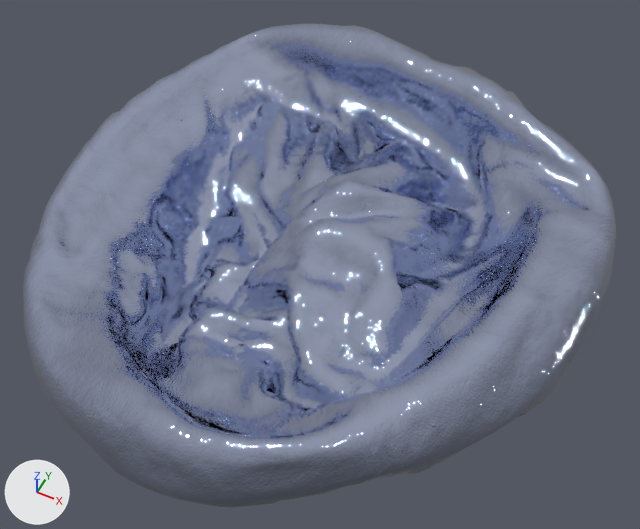
One commit to the glTF model pile_01.glb: the scene before it, then after it.
Both versions are drawn from a camera (50 mm lens) standing at (2.46, -4.65, 5.72) and looking at (0.19, -0.11, 0.05). The axes (+X, +Y, +Z) are drawn at lower left. The lights are the same throughout. Where no turn or scale is listed for an object, it has been applied to the vertices.

In view in the first picture: 'pile_01'.
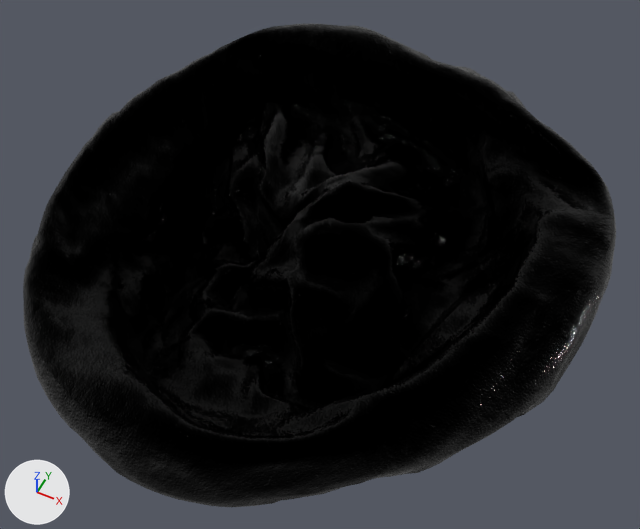
Commit message: piles again

Edits to the scene script, one JSON object a line:
```json
{"block": "mat_material_004", "where": "n0 = _N.new('ShaderNodeBsdfPrincipled'); n0.name = 'Principled BSDF'"}
{"op": "set", "path": "n0.inputs[0].default_value", "old": "(0.526, 0.589, 0.8, 1.0)", "new": "(0.0, 0.0, 0.0, 1.0)", "note": "'Base Color', blue #c0cae7 -> 'Base Color', black #000000"}
{"op": "set", "path": "n0.inputs[2].default_value", "old": "0.0", "new": "0.115", "note": "'Roughness'"}
```

Location of each change, [x1, y1, x2, y2] in pixels of the pictures (640 x 529 px):
```json
{"object": "pile_01", "change": "recoloured, surface changed", "before": [23, 24, 616, 507], "after": [23, 24, 616, 507], "on screen": "blue to black"}
```
